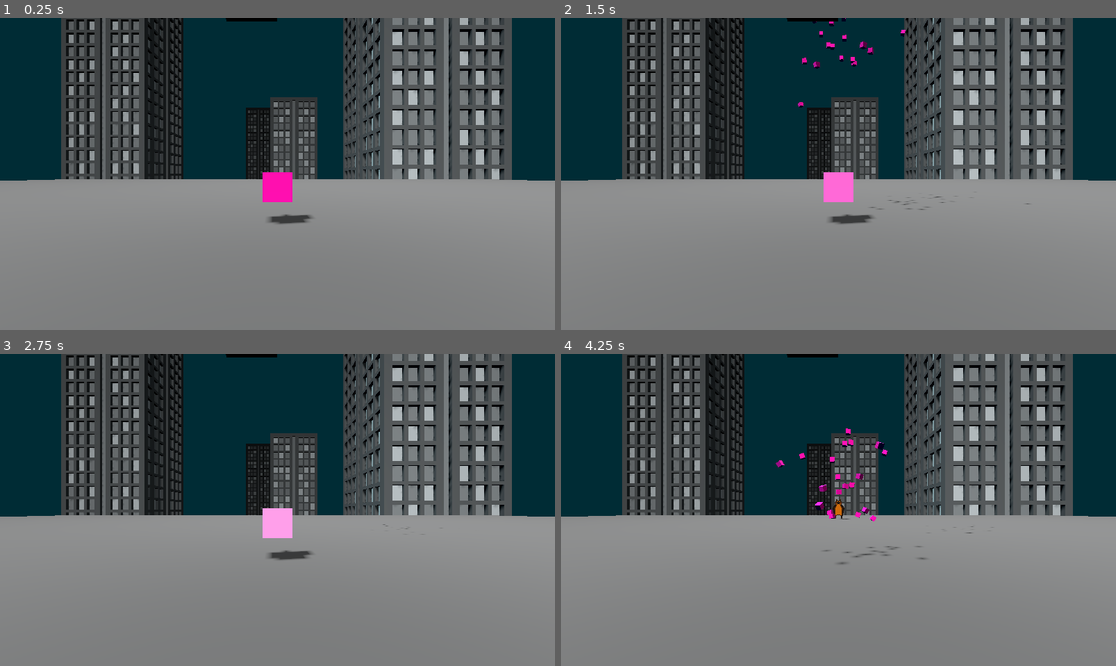
Above: before the commit, frames 1-4 (two rows, left to right).
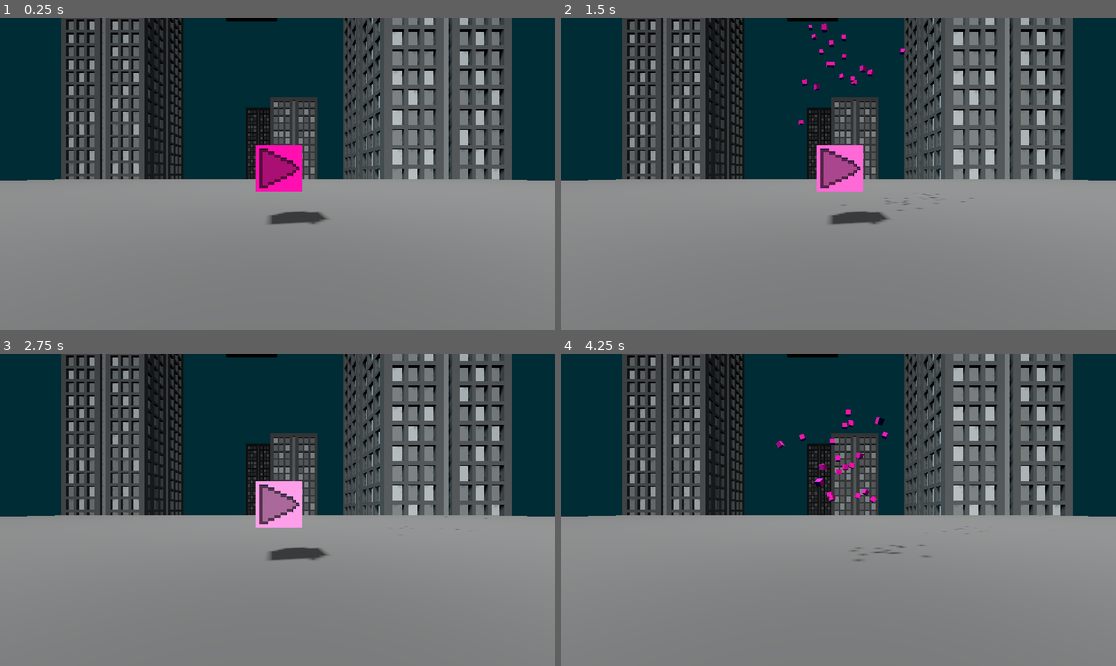
Above: after the commit, the same moments.

Repository: Majsek/Project_BC
Game: Godot game, scene res://scenes/world.tscn
Same seed, same stepped clock (60 frames per second), same inputs: the game is played once before the commit and once after it.
Inputs:
- Up to frame 1 (0.25 s): no input
- Up to frame 2 (1.5 s): tap Enter (ui_accept) at 0.5, 0.77 s
- Up to frame 3 (2.75 s): tap Enter (ui_accept) at 1.52 s
- Up to frame 4 (4.25 s): tap Enter (ui_accept) at 3.02, 3.77 s

The runs differ from the first frame. In frame 1, 1.5% of the frame differs, in the area x 46-60%, y 40-67%; in frame 2, 2.0%, in the area x 42-85%, y 0-67%; in frame 3, 1.5%; in frame 4, 1.0%.

Commit message:
+play_cube, enemy scale by lives

Diff:
--- a/scenes/world.tscn
+++ b/scenes/world.tscn
@@ -1,10 +1,12 @@
-[gd_scene load_steps=13 format=3 uid="uid://dl7g3g38rg3gv"]
+[gd_scene load_steps=14 format=3 uid="uid://dl7g3g38rg3gv"]
 
 [ext_resource type="Script" path="res://scripts/world.gd" id="1_q1cpw"]
 [ext_resource type="PackedScene" uid="uid://c3donwdgn1s38" path="res://scenes/player.tscn" id="2_q6nst"]
 [ext_resource type="PackedScene" uid="uid://crves8cf8ukat" path="res://scenes/enemy.tscn" id="3_fpd47"]
 [ext_resource type="ArrayMesh" uid="uid://qyjx0rspamqq" path="res://objects/buildings/skyscraper1.obj" id="4_8dpod"]
 [ext_resource type="Script" path="res://scripts/enemy.gd" id="5_iybog"]
+[ext_resource type="ArrayMesh" uid="uid://b6gsnbei42q8" path="res://objects/cubes/play_cube.obj" id="6_7lwx6"]
+[ext_resource type="Texture2D" uid="uid://ckck2beflrki2" path="res://objects/cubes/play_cube.png" id="7_2mood"]
 
 [sub_resource type="StandardMaterial3D" id="StandardMaterial3D_cd5c2"]
 albedo_color = Color(0.27451, 0.27451, 0.27451, 1)
@@ -37,10 +39,10 @@
 adjustment_enabled = true
 
 [sub_resource type="BoxShape3D" id="BoxShape3D_88i1i"]
+size = Vector3(1, 1, 1.07)
 
-[sub_resource type="BoxMesh" id="BoxMesh_xmt4h"]
-
-[sub_resource type="StandardMaterial3D" id="StandardMaterial3D_bc172"]
+[sub_resource type="StandardMaterial3D" id="StandardMaterial3D_5nxhl"]
+albedo_texture = ExtResource("7_2mood")
 
 [node name="world" type="Node3D"]
 script = ExtResource("1_q1cpw")
@@ -108,19 +110,21 @@
 environment = SubResource("Environment_aqajr")
 
 [node name="start_cube" type="CharacterBody3D" parent="."]
-transform = Transform3D(0.295, 0, 0, 0, 0.295, 0, 0, 0, 0.295, 0, -0.131603, -2.15442)
+transform = Transform3D(0.295, 0, 0, 0, 0.295, 0, 0, 0, 0.295, 0, 0.0680073, -2.15442)
 collision_layer = 2
 motion_mode = 1
 script = ExtResource("5_iybog")
+lives_ = 100
 follow_player_ = false
 is_start_cube_ = true
 
 [node name="CollisionShape3D" type="CollisionShape3D" parent="start_cube"]
+transform = Transform3D(1.5, 0, 0, 0, 1.5, 0, 0, 0, 1.5, 0.05, -0.0467187, 0)
 shape = SubResource("BoxShape3D_88i1i")
 
 [node name="MeshInstance3D" type="MeshInstance3D" parent="start_cube"]
-mesh = SubResource("BoxMesh_xmt4h")
-surface_material_override/0 = SubResource("StandardMaterial3D_bc172")
+mesh = ExtResource("6_7lwx6")
+surface_material_override/0 = SubResource("StandardMaterial3D_5nxhl")
 
 [node name="Skyscraper7" type="MeshInstance3D" parent="."]
 transform = Transform3D(-10, 0, -8.74228e-07, 0, 10, 0, 8.74228e-07, 0, -10, 166.293, -13.9861, 55.1995)
--- a/scripts/enemy.gd
+++ b/scripts/enemy.gd
@@ -1,6 +1,6 @@
 extends CharacterBody3D
 
-var lives_ :int = 100
+@export var lives_ :int = randi_range(90,150)
 const HIT_PARTICLE = preload("res://scenes/hit_particle.tscn")
 
 @export var follow_player_ :bool = true
@@ -25,6 +25,7 @@
 func _ready():
 	initial_color_ = Color.from_hsv(randf_range(0,1), 1.0, 1.0, 1.0)
 	color_ = initial_color_
+	self.scale *= lives_/100
 #	$MeshInstance3D.get_mesh().get_material().set_albedo(color_)
 #	$MeshInstance3D.get_surface_override_material(0).set_albedo(color_)
 
--- a/scripts/world.gd
+++ b/scripts/world.gd
@@ -30,8 +30,8 @@
 	var enemy = enemy_.instantiate()
 	while true:
 		var enemy_position = Vector3(randf_range(-20,20), -0.35,randf_range(-20,20))
-		if enemy_position.distance_to(player_.get_position()) > 5:
-			enemy.set_position(enemy_position)
+		if enemy_position.distance_to(player_.position) > 5:
+			enemy.position = enemy_position
 			break
 	add_child(enemy)
 	await get_tree().create_timer(1).timeout
Not shown, added: objects/cubes/play_cube.mtl
Not shown, added: objects/cubes/play_cube.obj
Not shown, added: objects/cubes/play_cube.obj.import
Binary file added: objects/cubes/play_cube.png
Not shown, added: objects/cubes/play_cube.png.import
Not shown, added: objects/vox/play_cube.vox
